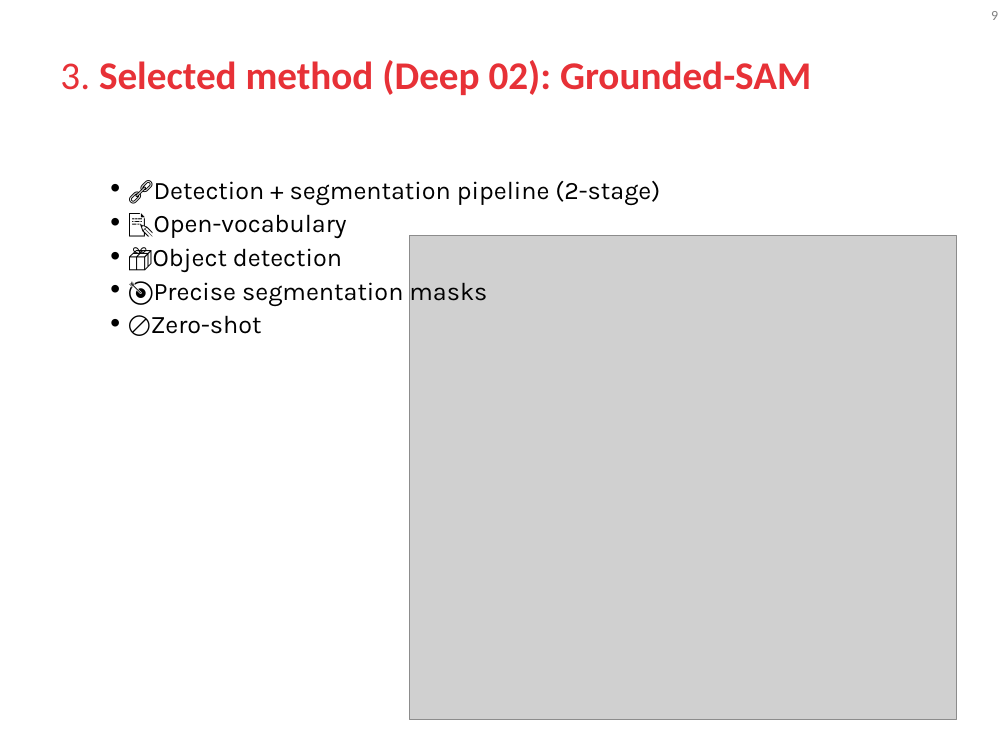
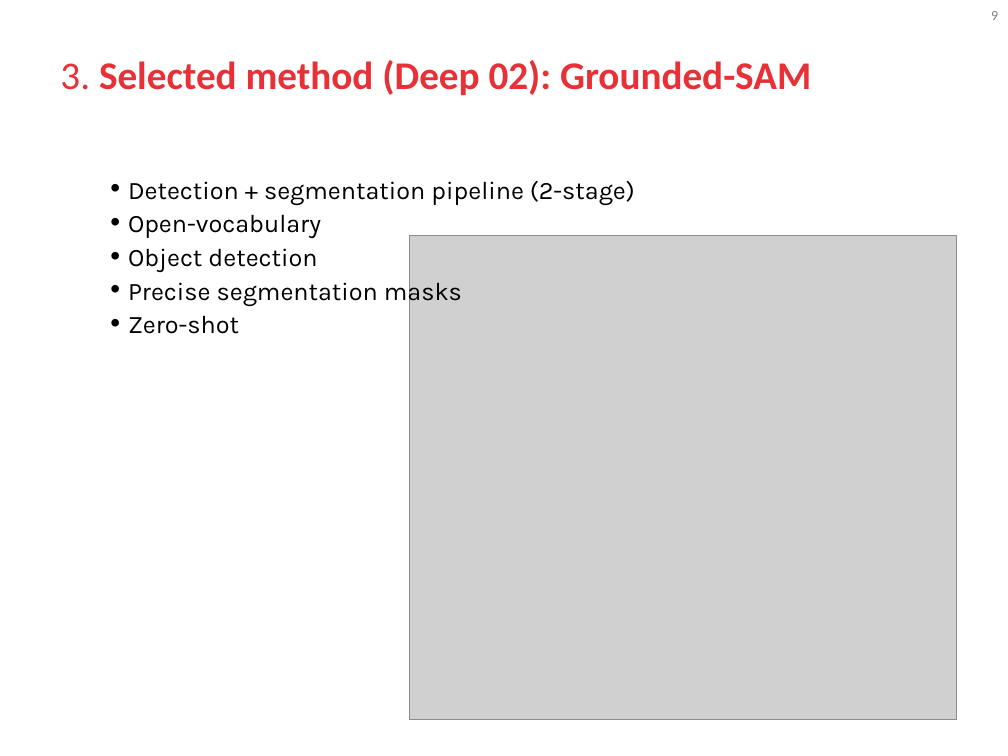
Before and after one commit to blooraayy/VA_RetoMichelin, a slide deck: slide 9 of docs/GIDIA_VA_Course_Project_Presentations.pptx. Drawn at 1008x756 pixels with LibreOffice and Linux fonts; fonts in the diff are those of the drawing; grey boxes stand for pictures; background and template pictures are left out. Boxes give left, top, right and bottom in pixels: in the first picture for what was removed or moved away, otherwise in the second. Text is boxed around its words. In the diff, an @@ line names an element or a change of style, - is before the commit and + after.

```diff
--- a/docs/GIDIA_VA_Course_Project_Presentations.pptx
+++ b/docs/GIDIA_VA_Course_Project_Presentations.pptx
@@ text at (x1=128, y1=181, x2=635, y2=334): text changed @@
-• 🔗Detection + segmentation pipeline (2-stage)
-• 📝Open-vocabulary
-• 📦Object detection
-• 🎯Precise segmentation masks
-• 🚫Zero-shot
+• Detection + segmentation pipeline (2-stage)
+• Open-vocabulary
+• Object detection
+• Precise segmentation masks
+• Zero-shot
```
Also in this commit, not shown: 3 other slides changed, 1 slide added, 1 slide removed, 1 other file.
